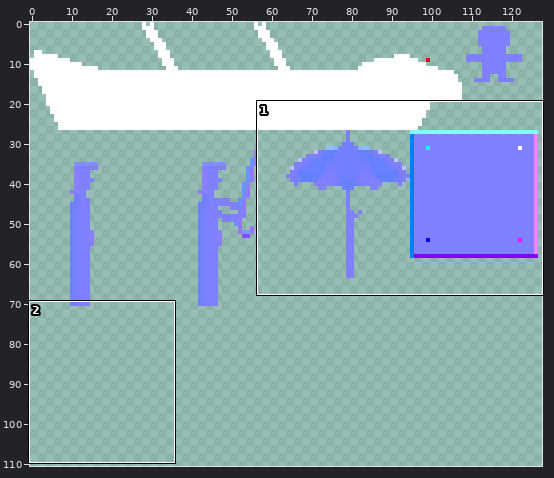
Sprite sheet, stored at resource/tiles_atlas_0_normal.png. The first picture is a wide view before the edit; the outline marks the close-up.
Close-up. First the earlier version:
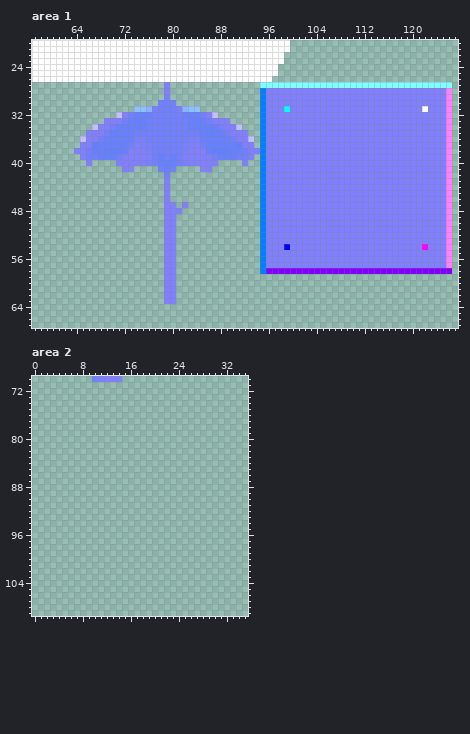
The file is 128x128 pixels. Pixels under 10% opacity are left out. Colours within 5 levels of each other are drawn and written as one. Shown: area 1: x 57..127, y 20..67; area 2: x 0..35, y 70..109. The wide view leaves out empty margins.
Once edited:
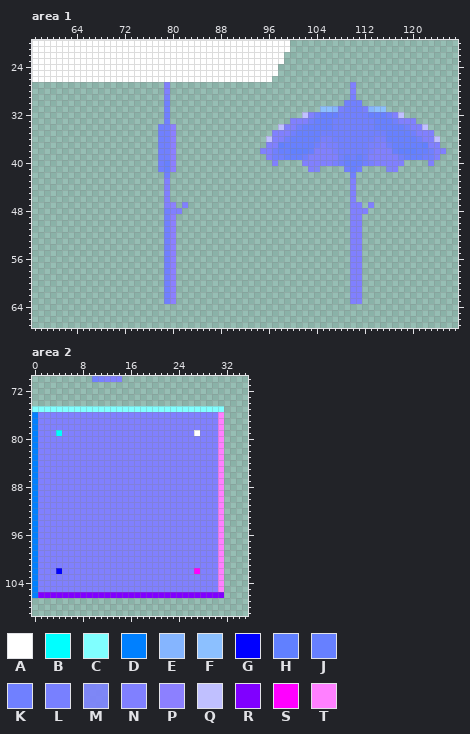
Palette (. is transparent): A #ffffff  B #00ffff  C #80ffff  D #0080ff  E #85b5ff  F #8cc0ff  G #0000ff  H #6180ff  J #6780ff  K #7080ff  L #7880ff  M #7b80ffe1  N #8080ff  P #8c80ff  Q #c0c0ff  R #8000ff  S #ff00ff  T #ff80ff
Diff:
Changed rows in their new state; - is an unchanged pixel.
Area 1:
first column x 64:
27 -------------------------------...............N................
28 -------------------------------...............-................
29 -------------------------------...............L................
30 --------------.-.--------------..............KKK...............
31 ----------.....-.....----------..........FFELKKKLEFF...........
32 -------........-........-------.......Q-KJJJKKKKKJJJK-Q........
33 -----..........-..........-----.....---KJJJKKKKKKKJJJK---......
34 ---...........--P...........---...Q--KJJJJJKKKKKKKJJJJJK--Q....
35 --............--P............--..---KJJJJKKKKKKKKKKKJJJJK---...
36 -.............--P.............-.Q--KJJJJJLLKKKKKKKLLJJJJJK--Q..
37 -.............--P.............-.--HJJJJJK-LLKKKKKLL-KJJJJJH--..
38 ..............--P..............N-KJJHHHJ---LKKKKKL---JHHHJJK--.
39 -.............K-P.............-.-KKJJJK-----KJKJK-----KJJJKK-..
40 --.----.......K-P.......----.--..-....-----LKJJJKL-----....-...
41 --------..------P----..--------........-M....KJK....M-.........
42 -------------------------------...............K................
43 -------------------------------...............-................
44 -------------------------------...............-................
45 -------------------------------...............-................
46 -------------------------------...............-................
47 ----------------P--------------...............--.-.............
48 ---------------K---------------...............---..............
49 ---------------KP--------------...............--...............
50 ---------------KP--------------...............--...............
51 ---------------KP--------------...............--...............
52 ---------------KP--------------...............--...............
53 ---------------KP--------------...............--...............
54 ---------------KP--------------...............--...............
55 ---------------KP--------------...............--...............
56 ---------------KP--------------...............--...............
57 ---------------KP--------------...............--...............
58 ---------------KP--------------...............NN...............
59 ---------------KP-----------------------------NN---------------
60 ---------------KP-----------------------------NN---------------
61 ---------------KP-----------------------------NN---------------
62 ---------------KP-----------------------------NN---------------
63 ---------------KP-----------------------------NN---------------
Area 2:
first column x 0:
 75 CCCCCCCCCCCCCCCCCCCCCCCCCCCCCCCC
 76 DNNNNNNNNNNNNNNNNNNNNNNNNNNNNNNT
 77 DNNNNNNNNNNNNNNNNNNNNNNNNNNNNNNT
 78 DNNNNNNNNNNNNNNNNNNNNNNNNNNNNNNT
 79 DNNNBNNNNNNNNNNNNNNNNNNNNNNANNNT
 80 DNNNNNNNNNNNNNNNNNNNNNNNNNNNNNNT
 81 DNNNNNNNNNNNNNNNNNNNNNNNNNNNNNNT
 82 DNNNNNNNNNNNNNNNNNNNNNNNNNNNNNNT
 83 DNNNNNNNNNNNNNNNNNNNNNNNNNNNNNNT
 84 DNNNNNNNNNNNNNNNNNNNNNNNNNNNNNNT
 85 DNNNNNNNNNNNNNNNNNNNNNNNNNNNNNNT
 86 DNNNNNNNNNNNNNNNNNNNNNNNNNNNNNNT
 87 DNNNNNNNNNNNNNNNNNNNNNNNNNNNNNNT
 88 DNNNNNNNNNNNNNNNNNNNNNNNNNNNNNNT
 89 DNNNNNNNNNNNNNNNNNNNNNNNNNNNNNNT
 90 DNNNNNNNNNNNNNNNNNNNNNNNNNNNNNNT
 91 DNNNNNNNNNNNNNNNNNNNNNNNNNNNNNNT
 92 DNNNNNNNNNNNNNNNNNNNNNNNNNNNNNNT
 93 DNNNNNNNNNNNNNNNNNNNNNNNNNNNNNNT
 94 DNNNNNNNNNNNNNNNNNNNNNNNNNNNNNNT
 95 DNNNNNNNNNNNNNNNNNNNNNNNNNNNNNNT
 96 DNNNNNNNNNNNNNNNNNNNNNNNNNNNNNNT
 97 DNNNNNNNNNNNNNNNNNNNNNNNNNNNNNNT
 98 DNNNNNNNNNNNNNNNNNNNNNNNNNNNNNNT
 99 DNNNNNNNNNNNNNNNNNNNNNNNNNNNNNNT
100 DNNNNNNNNNNNNNNNNNNNNNNNNNNNNNNT
101 DNNNNNNNNNNNNNNNNNNNNNNNNNNNNNNT
102 DNNNGNNNNNNNNNNNNNNNNNNNNNNSNNNT
103 DNNNNNNNNNNNNNNNNNNNNNNNNNNNNNNT
104 DNNNNNNNNNNNNNNNNNNNNNNNNNNNNNNT
105 DNNNNNNNNNNNNNNNNNNNNNNNNNNNNNNT
106 DRRRRRRRRRRRRRRRRRRRRRRRRRRRRRRR
Pixel boxes of the changes (left, top, right, bottom) in both close-ups:
changed: (74, 82, 452, 304)
added: (32, 406, 224, 598)
